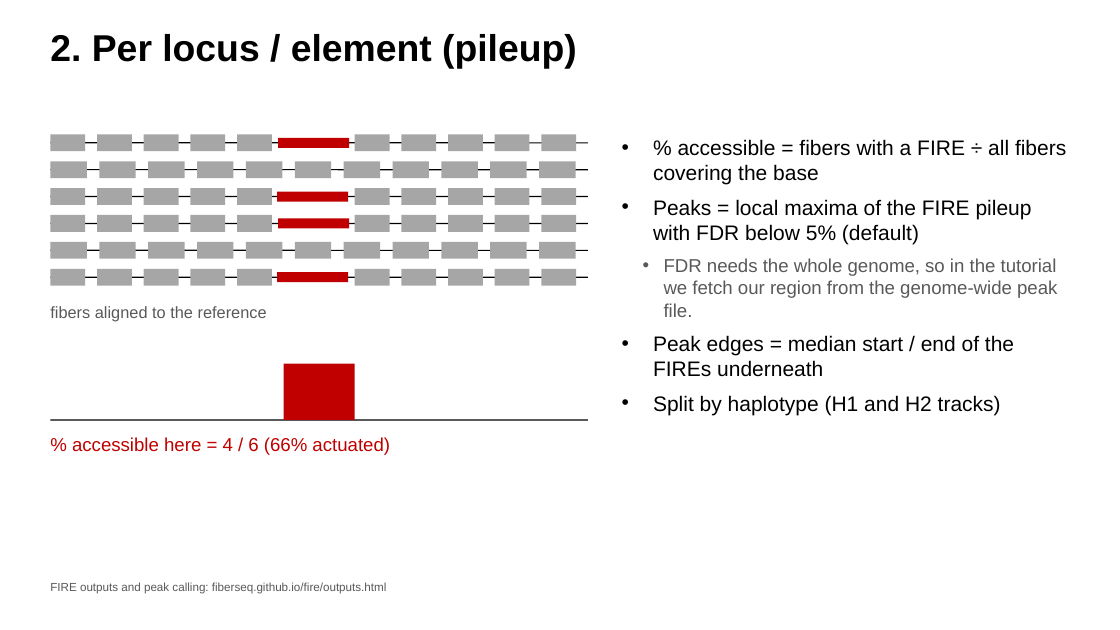
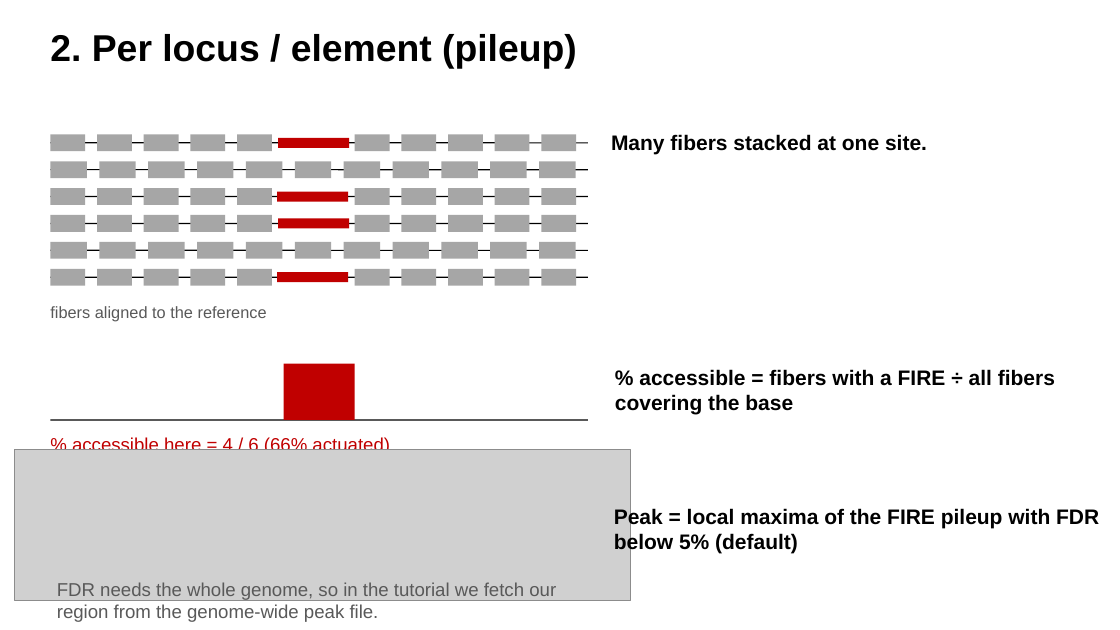
Before and after one commit to christylaflamme/fiber-seq-workshop, a slide deck: slide 14 of slides/LaFlamme_fiber-seq_CSHL_workshop_slide_deck.pptx (slide 13 before the commit). Drawn at 1120x630 pixels with LibreOffice and Linux fonts; fonts in the diff are those of the drawing; grey boxes stand for pictures. Boxes give left, top, right and bottom in pixels: in the first picture for what was removed or moved away, otherwise in the second. Text is boxed around its words. In the diff, an @@ line names an element or a change of style, - is before the commit and + after.

```diff
--- a/slides/LaFlamme_fiber-seq_CSHL_workshop_slide_deck.pptx
+++ b/slides/LaFlamme_fiber-seq_CSHL_workshop_slide_deck.pptx
@@ text added at (611, 134, 927, 155), 18 pt, text #000000, bold @@
+Many fibers stacked at one site.
@@ text removed at (653, 139, 1066, 415) @@
-• % accessible = fibers with a FIRE ÷ all fibers covering the base
-• Peaks = local maxima of the FIRE pileup with FDR below 5% (default)
-  • FDR needs the whole genome, so in the tutorial we fetch our region from the genome-wide peak file.
-• Peak edges = median start / end of the FIREs underneath
-• Split by haplotype (H1 and H2 tracks)
@@ text added at (615, 369, 1055, 415), 18 pt, text #000000, bold @@
+% accessible = fibers with a FIRE ÷ all fibers covering the base
@@ picture added at (15, 450, 631, 601) @@
@@ text added at (614, 508, 1099, 554), 18 pt, text #000000, bold @@
+Peak = local maxima of the FIRE pileup with FDR below 5% (default)
@@ text removed at (50, 582, 387, 594) @@
-FIRE outputs and peak calling: fiberseq.github.io/fire/outputs.html
@@ text added at (57, 582, 556, 622), 16 pt, text #595959 @@
+  FDR needs the whole genome, so in the tutorial we fetch our region from the genome-wide peak file.
```
Also in this commit, not shown: 4 other slides changed, 1 slide added, 1 slide removed.
